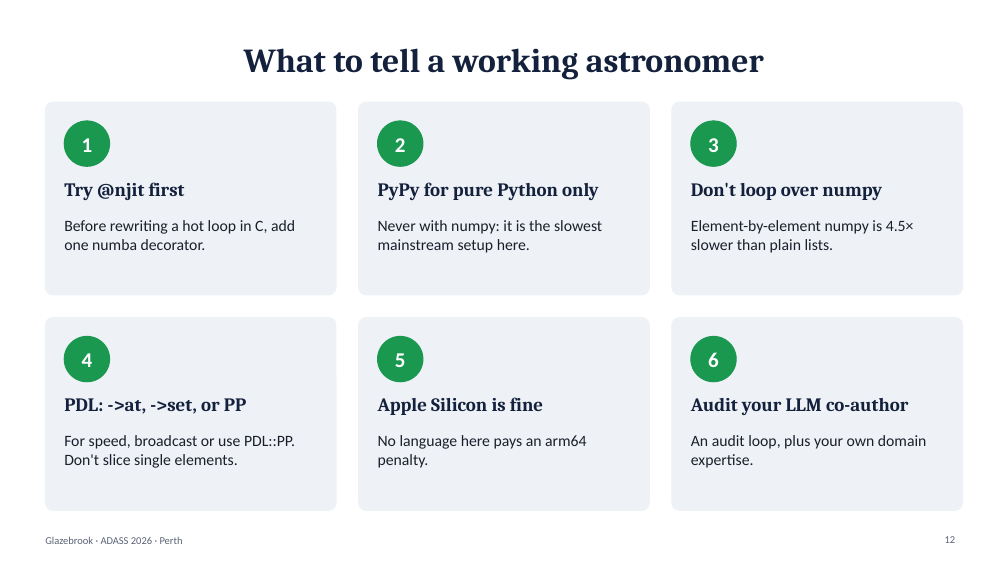
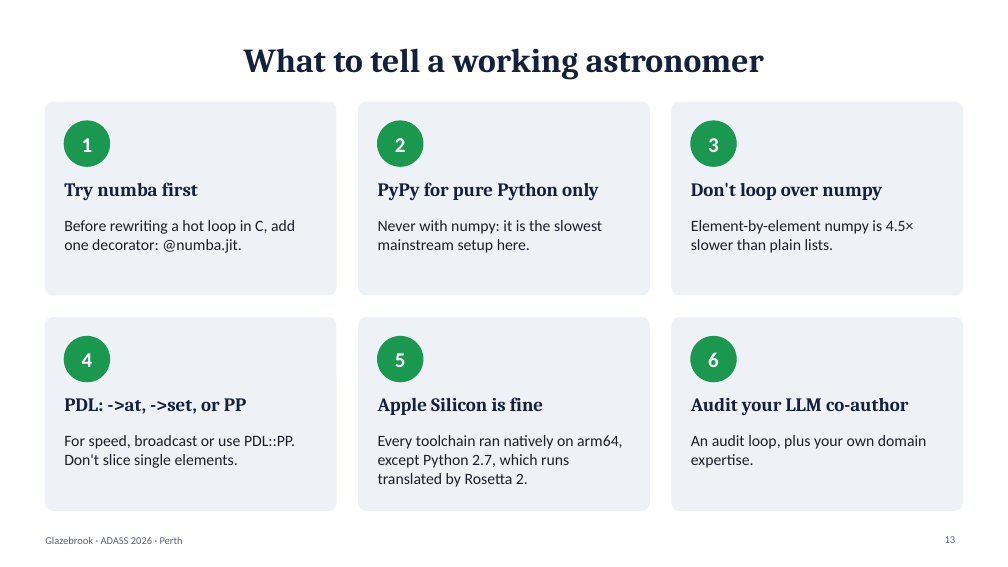
Before and after one commit to karlglazebrook/ADASS2026, a slide deck: slide 13 of talk/ADASS2026-talk.pptx (slide 12 before the commit). Drawn at 1008x567 pixels with LibreOffice and Linux fonts; fonts in the diff are those of the drawing. Boxes give left, top, right and bottom in pixels: in the first picture for what was removed or moved away, otherwise in the second. Text is boxed around its words. In the diff, an @@ line names an element or a change of style, - is before the commit and + after.

```diff
--- a/talk/ADASS2026-talk.pptx
+++ b/talk/ADASS2026-talk.pptx
@@ text at [64, 182, 198, 200]: text changed @@
-Try @njit first
+Try numba first
@@ text at [64, 220, 295, 253]: text changed @@
-Before rewriting a hot loop in C, add one numba decorator.
+Before rewriting a hot loop in C, add one decorator: @numba.jit.
@@ text at [378, 435, 622, 487]: text changed @@
-No language here pays an arm64 penalty.
+Every toolchain ran natively on arm64, except Python 2.7, which runs translated by Rosetta 2.
```
Also in this commit, not shown: 8 other slides changed, 2 slides added, 1 slide removed, 4 other files.
